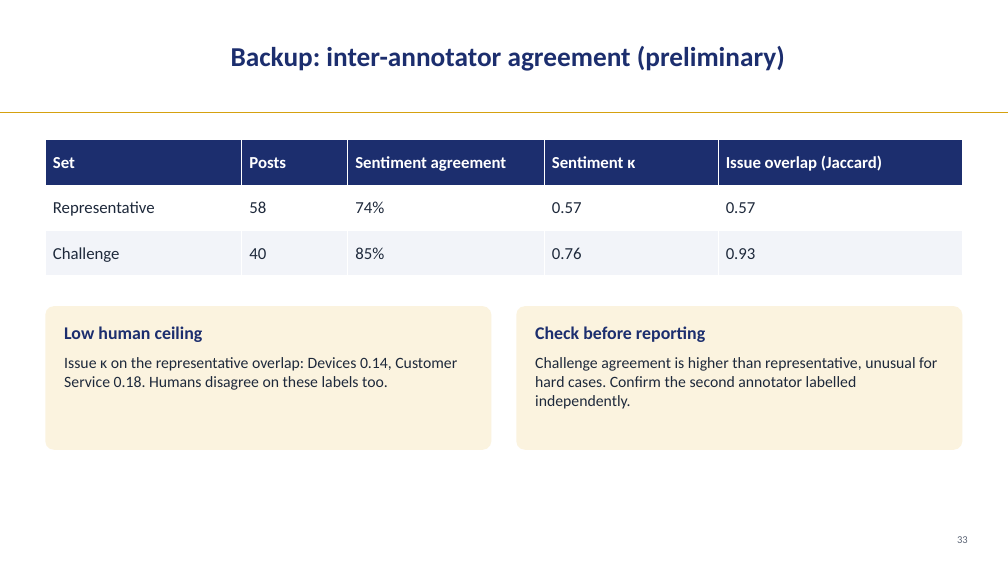
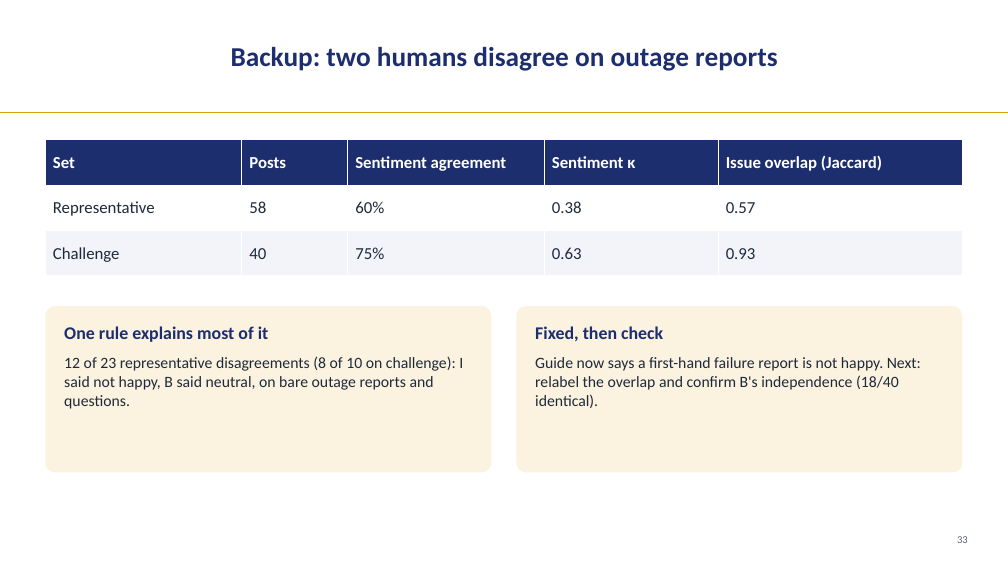
Before and after one commit to LizLicense/Public-Sentiment-Analysis-LLM-powered-Issue-Extraction, a slide deck: slide 33 of presentation/capstone_walkthrough.pptx. Drawn at 1008x567 pixels with LibreOffice and Linux fonts; fonts in the diff are those of the drawing; background and template pictures are left out. Boxes give left, top, right and bottom in pixels: in the first picture for what was removed or moved away, otherwise in the second. Text is boxed around its words. In the diff, an @@ line names an element or a change of style, - is before the commit and + after.

```diff
--- a/presentation/capstone_walkthrough.pptx
+++ b/presentation/capstone_walkthrough.pptx
@@ text at [231,47,777,71]: text changed @@
-Backup: inter-annotator agreement (preliminary)
+Backup: two humans disagree on outage reports
@@ table at [45,140,963,276] @@
-row 2, column 3: 74%
+row 2, column 3: 60%
-row 2, column 4: 0.57
+row 2, column 4: 0.38
-row 3, column 3: 85%
+row 3, column 3: 75%
-row 3, column 4: 0.76
+row 3, column 4: 0.63
@@ rounded rectangle: place and size @@
-rounded rectangle at [45,306,492,450]
+rounded rectangle at [45,306,492,473]
@@ text at [64,326,269,342]: text changed @@
-Low human ceiling
+One rule explains most of it
@@ rounded rectangle: place and size @@
-rounded rectangle at [516,306,963,450]
+rounded rectangle at [516,306,963,473]
@@ text at [535,326,663,342]: text changed @@
-Check before reporting
+Fixed, then check
@@ text at [64,356,463,409]: text changed @@
-Issue κ on the representative overlap: Devices 0.14, Customer Service 0.18. Humans disagree on these labels too.
+12 of 23 representative disagreements (8 of 10 on challenge): I said not happy, B said neutral, on bare outage reports and questions.
@@ text at [535,357,921,408]: text changed @@
-Challenge agreement is higher than representative, unusual for hard cases. Confirm the second annotator labelled independently.
+Guide now says a first-hand failure report is not happy. Next: relabel the overlap and confirm B's independence (18/40 identical).
```
Also in this commit, not shown: 2 other slides changed, 8 other files.
